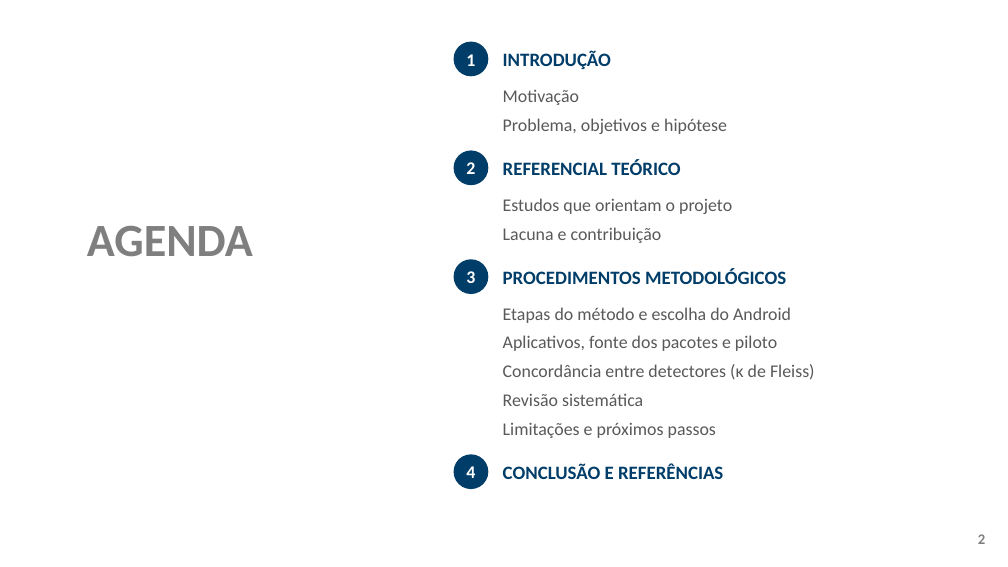
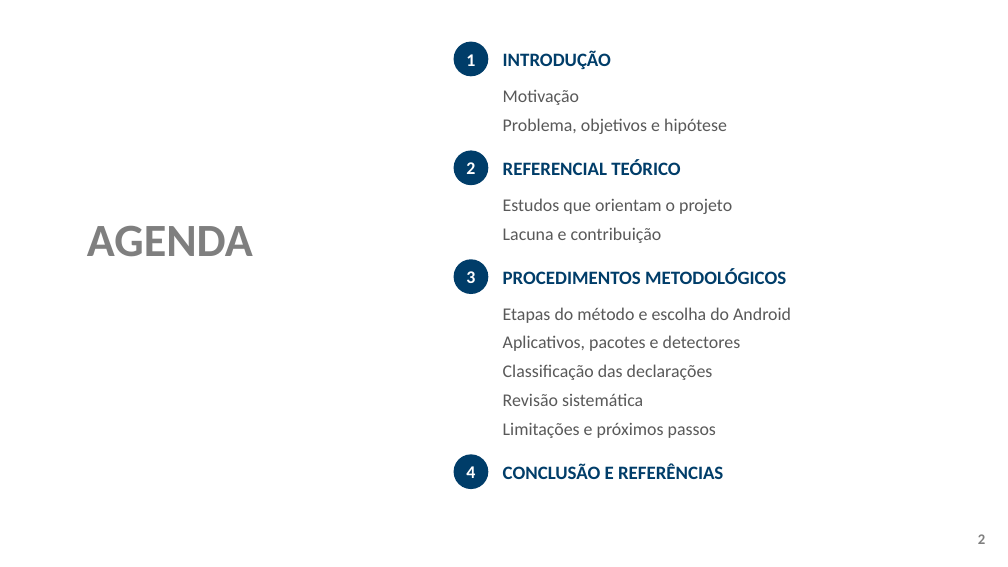
Before and after one commit to ClaudioAMF1/TCC, a slide deck: slide 2 of tcc/apresentacao/apresentacao-defesa-final.pptx. Drawn at 1008x567 pixels with LibreOffice and Linux fonts; fonts in the diff are those of the drawing; background and template pictures are left out. Boxes give left, top, right and bottom in pixels: in the first picture for what was removed or moved away, otherwise in the second. Text is boxed around its words. In the diff, an @@ line names an element or a change of style, - is before the commit and + after.

```diff
--- a/tcc/apresentacao/apresentacao-defesa-final.pptx
+++ b/tcc/apresentacao/apresentacao-defesa-final.pptx
@@ text at (x1=503, y1=335, x2=741, y2=351): text changed @@
-Aplicativos, fonte dos pacotes e piloto
+Aplicativos, pacotes e detectores
@@ text at (x1=503, y1=364, x2=713, y2=380): text changed @@
-Concordância entre detectores (κ de Fleiss)
+Classificação das declarações
```
Also in this commit, not shown: 21 other slides changed, 2 slides added, 10 other files.
